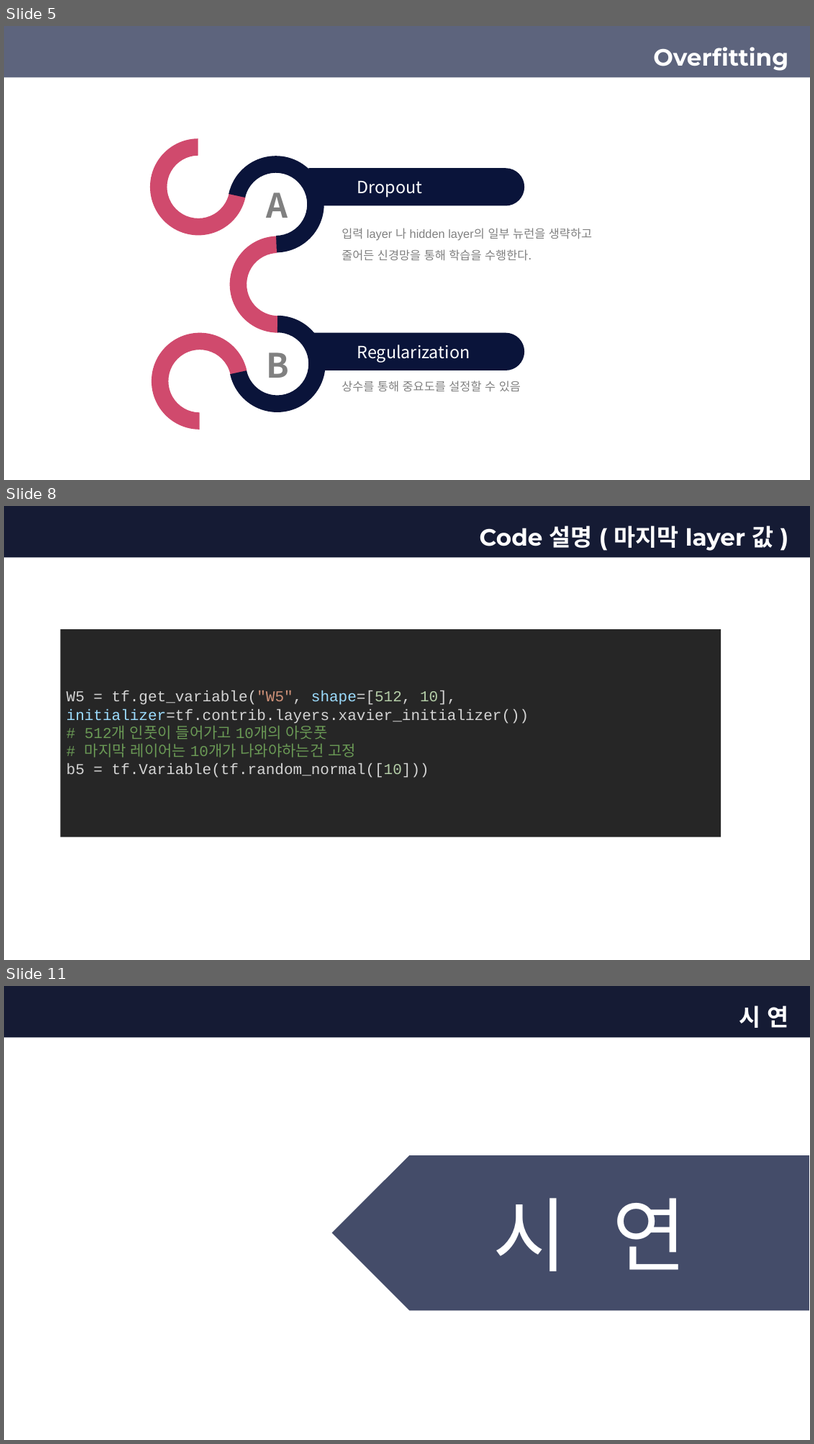
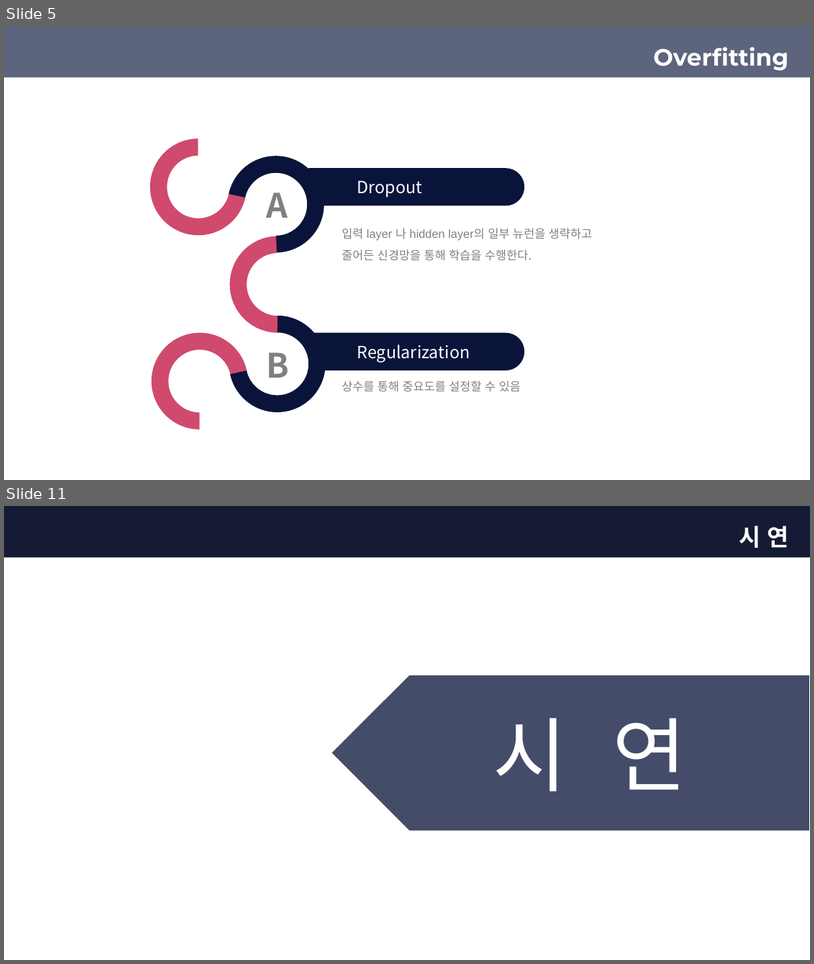
Before and after one commit to devGW/MNIST, a slide deck: ppt/인공지능 MNIST 발표(정건우).pptx. Shown one above the other, each under a label of ours: slides 5, 8 and 11 before the commit, slides 5 and 11 after it; the slides between them are not shown. The pictures are 814x1444 and 814x964 pixels, drawn with LibreOffice and Linux fonts; fonts in the diff are those of the drawing; background and template pictures are left out; a plain dark background stands for a picture behind light text. Boxes give left, top, right and bottom in pixels: in the first picture for what was removed or moved away, otherwise in the second. Text is boxed around its words. In the diff, an @@ line names an element or a change of style, - is before the commit and + after.

```diff
--- a/ppt/인공지능 MNIST 발표(정건우).pptx
+++ b/ppt/인공지능 MNIST 발표(정건우).pptx
@@ slide 8 removed at (4, 506, 810, 960), background picture (left out); not listed: 2 template elements that a slide beside it also shows @@
@@ title removed at (480, 525, 774, 551) @@
-Code 설명 ( 마지막 layer 값 )
@@ rectangle removed at (60, 629, 721, 837) @@
-W5 = tf.get_variable("W5", shape=[512, 10], initializer=tf.contrib.layers.xavier_initializer())
-# 512개 인풋이 들어가고 10개의 아웃풋
-# 마지막 레이어는 10개가 나와야하는건 고정
-b5 = tf.Variable(tf.random_normal([10]))
```
Also in this commit, not shown: 3 slides changed, 4 slides added, 3 other slides removed, 16 other files.
